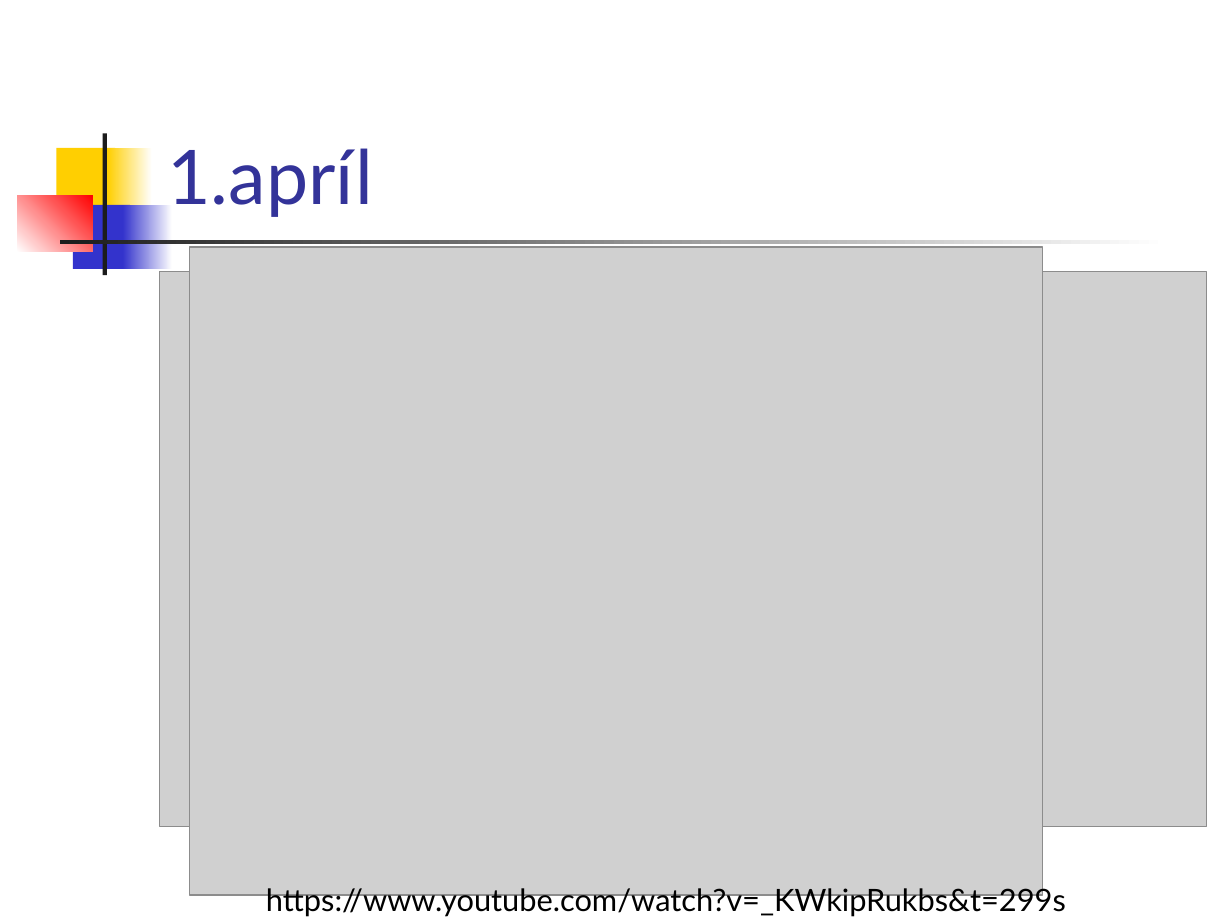
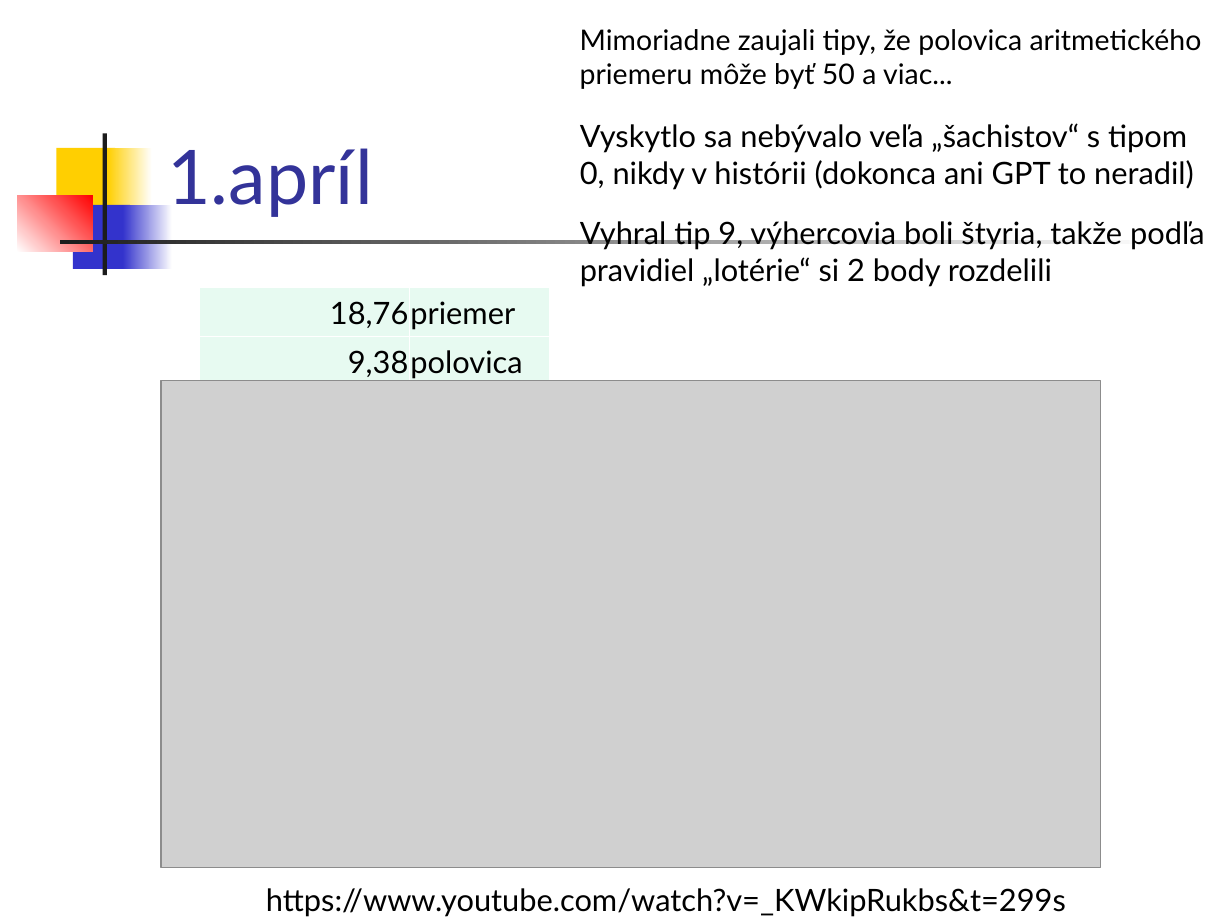
Before and after one commit to Programovanie4/Prednasky, a slide deck: slide 3 of 08/08_java_intro.ppt. Drawn at 1232x924 pixels with LibreOffice and Linux fonts; fonts in the diff are those of the drawing; grey boxes stand for pictures. Boxes give left, top, right and bottom in pixels: in the first picture for what was removed or moved away, otherwise in the second. Text is boxed around its words. In the diff, an @@ line names an element or a change of style, - is before the commit and + after.

```diff
--- a/08/08_java_intro.ppt
+++ b/08/08_java_intro.ppt
@@ text added at bbox=[580, 29, 1202, 89], 16.6 pt, text #000000 @@
+Mimoriadne zaujali tipy, že polovica aritmetického priemeru môže byť 50 a viac...
@@ text added at bbox=[580, 123, 1194, 190], 18 pt, text #000000 @@
+Vyskytlo sa nebývalo veľa „šachistov“ s tipom 0, nikdy v histórii (dokonca ani GPT to neradil)
@@ text added at bbox=[580, 221, 1205, 287], 18 pt, text #000000 @@
+Vyhral tip 9, výhercovia boli štyria, takže podľa pravidiel „lotérie“ si 2 body rozdelili
@@ picture removed at bbox=[159, 272, 1206, 827] @@
@@ table added at bbox=[198, 287, 549, 383], 2 rows, 2 columns @@
+18,76 | priemer
+9,38 | polovica
@@ picture: place and size @@
-picture at bbox=[190, 248, 1044, 896]
+picture at bbox=[161, 381, 1101, 867]
```
Also in this commit, not shown: 2 other slides changed, 3 slides added, 1 slide removed, 4 other files.
